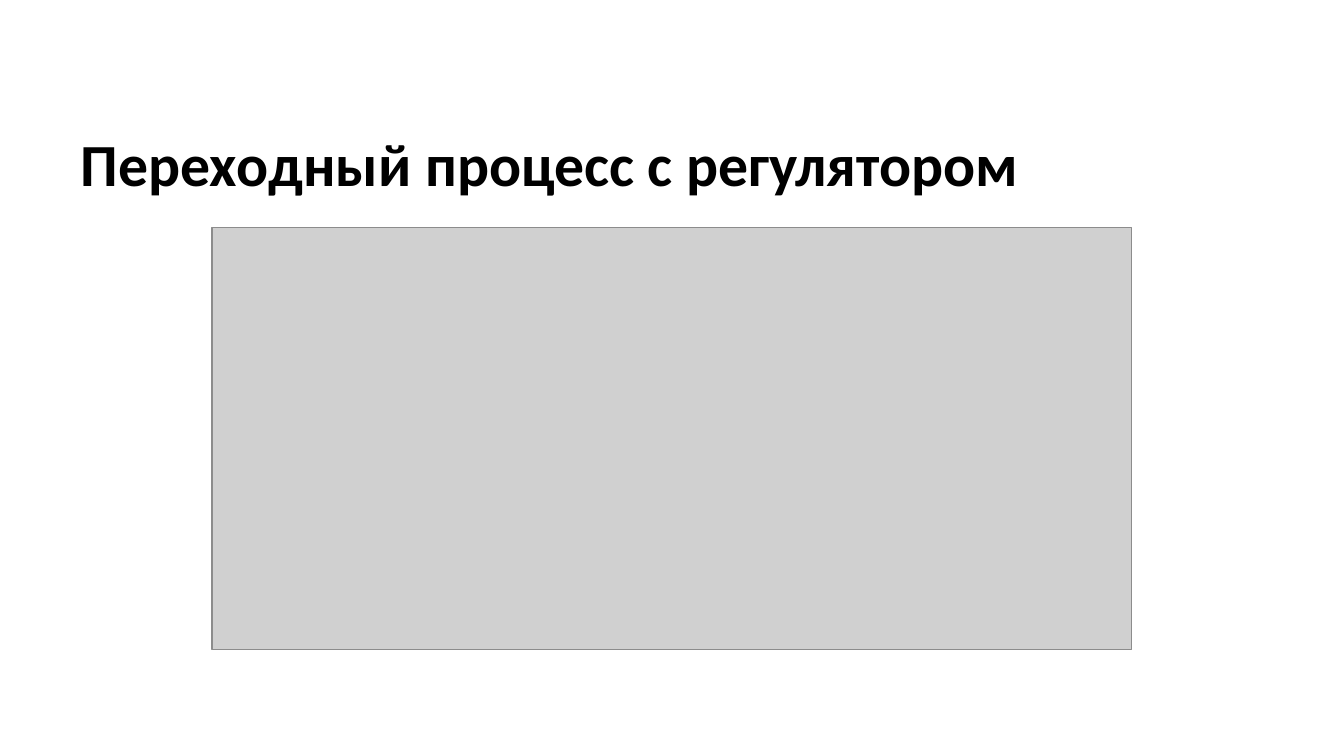
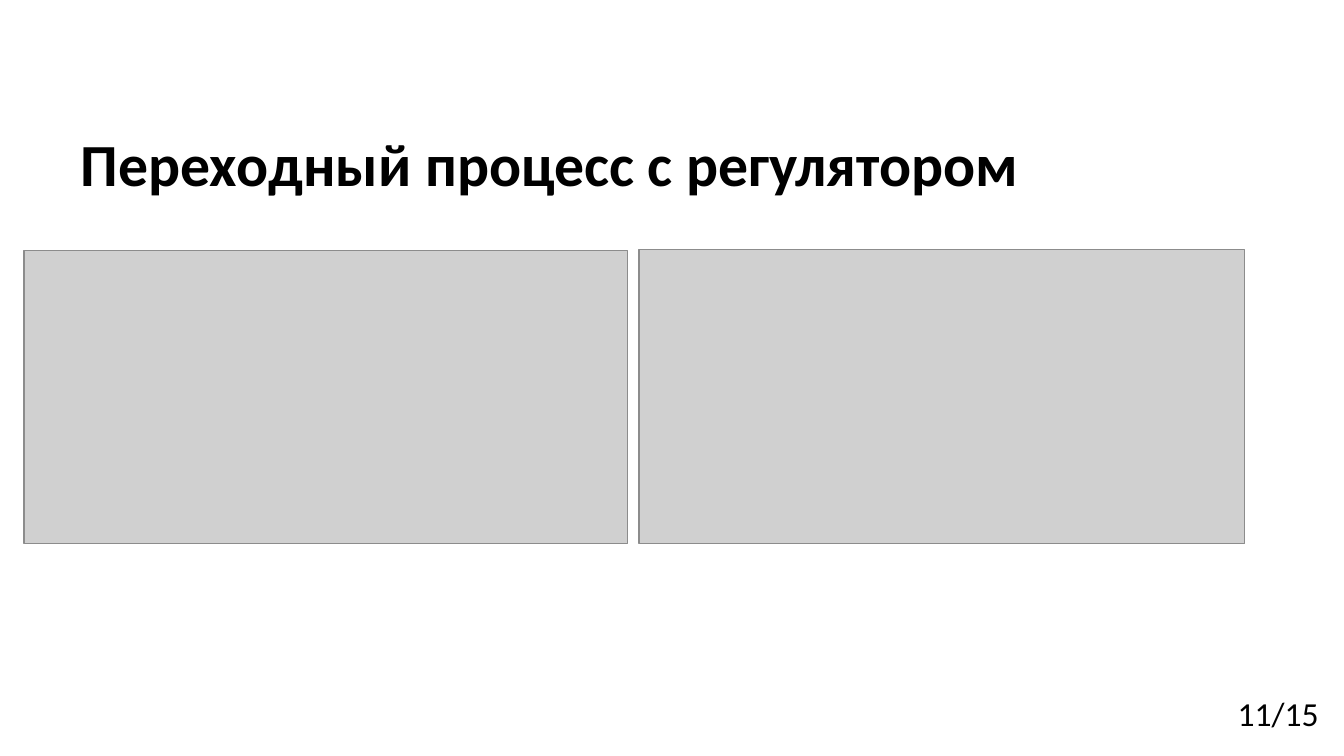
Before and after one commit to ihgorek/system_management_precision_table, a slide deck: slide 11 of диплом.pptx. Drawn at 1344x756 pixels with LibreOffice and Linux fonts; fonts in the diff are those of the drawing; grey boxes stand for pictures; background and template pictures are left out. Boxes give left, top, right and bottom in pixels: in the first picture for what was removed or moved away, otherwise in the second. Text is boxed around its words. In the diff, an @@ line names an element or a change of style, - is before the commit and + after.

Commit message:
change presentation images

```diff
--- a/диплом.pptx
+++ b/диплом.pptx
@@ picture removed at bbox=[212, 227, 1132, 649] @@
@@ picture added at bbox=[24, 250, 628, 543] @@
@@ picture added at bbox=[638, 250, 1245, 544] @@
@@ text added at bbox=[1238, 702, 1319, 728], 18 pt, text #000000 @@
+11/15
```
Also in this commit, not shown: 14 other slides changed, 1 other file.
